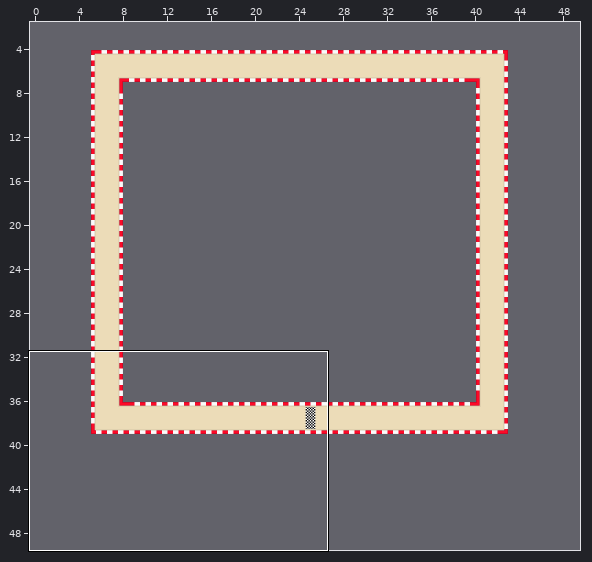
Tiled map: core/assets/SmallTestMap.tmx. Above, an overview of the earlier version with the close-up marked.
Close-up. As it was:
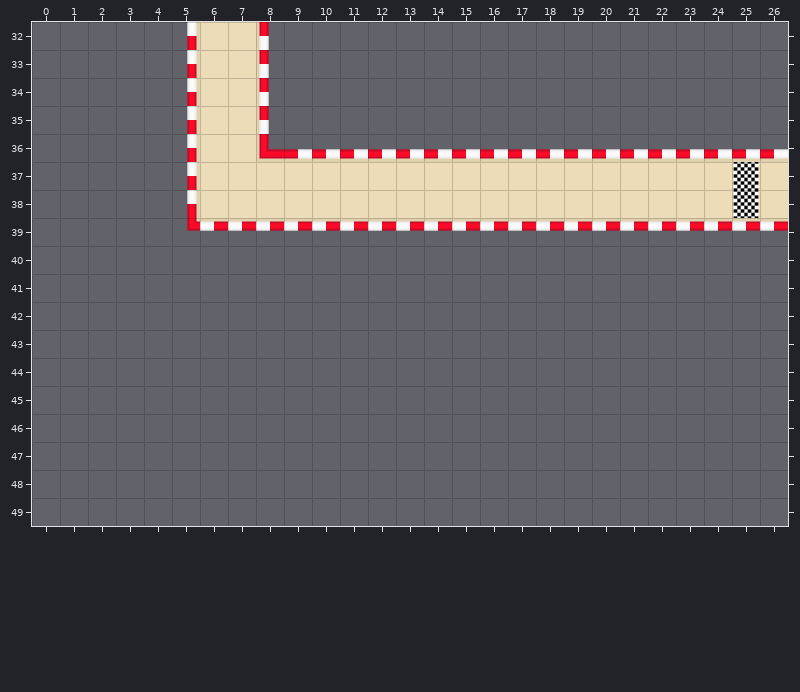
Cells are 64x64 px. Shown: x 0..26, y 32..49. The commit also changed other parts of the map, which this record leaves out.
After:
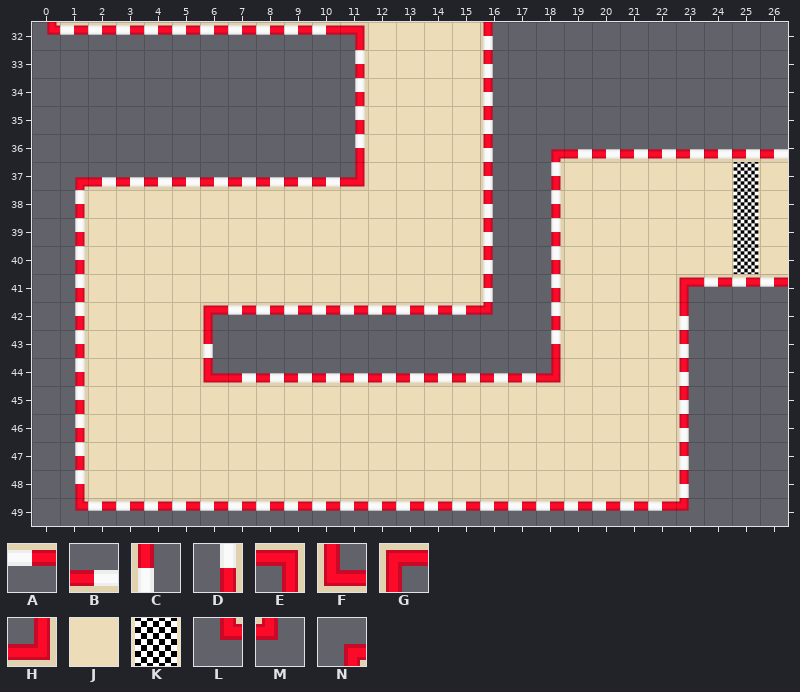
Key: from "RaceTrackRed": A 0, B 0 turned 180, C 0 turned 270, D 0 turned 90, E 1, F 1 turned 180, G 1 turned 270, H 1 turned 90, J 2, K 3, L 4, M 4 turned 270, N 4 turned 90.
_ is an empty cell.
Diff:
Layer "Tile Layer 1":
y 32..36: x 6..7 JJ -> __; x 12..15 ____ -> JJJJ
y 37: x 6..11 JJJJJJ -> ______; x 16..18 JJJ -> ___
y 38: x 2..5 ____ -> JJJJ; x 16..18 JJJ -> ___
y 39..40: x 2..15 ______________ -> JJJJJJJJJJJJJJ; x 19..24 ______ -> JJJJJJ; x 26 _ -> J
y 41: x 2..15 ______________ -> JJJJJJJJJJJJJJ; x 19..22 ____ -> JJJJ
y 42..44: x 2..5 ____ -> JJJJ; x 19..22 ____ -> JJJJ
y 45..48: x 2..22 _____________________ -> JJJJJJJJJJJJJJJJJJJJJ
Layer "CollisionLayer":
y 32: x 0..11 _____D__C___ -> LAAAAAAAAAAE; x 16 _ -> C
y 33..35: x 5 D -> _; x 8 C -> _; x 11 _ -> D; x 16 _ -> C
y 36: x 5 D -> _; x 8..18 FBBBBBBBBBB -> ___D____C_N
y 37: x 1..11 ____D______ -> NBBBBBBBBBH; x 16 _ -> C; x 18 _ -> D
y 38: x 1 _ -> D; x 5 D -> _; x 16 _ -> C; x 18 _ -> D
y 39: x 1 _ -> D; x 5..26 LAAAAAAAAAAAAAAAAAAAAA -> ___________C_D________
y 40: x 1 _ -> D; x 16 _ -> C; x 18 _ -> D
y 41: x 1 _ -> D; x 16 _ -> C; x 18 _ -> D; x 23..26 ____ -> GAAA
y 42: x 1 _ -> D; x 6..16 ___________ -> GAAAAAAAAAM; x 18 _ -> D; x 23 _ -> C
y 43: x 1 _ -> D; x 6 _ -> C; x 18 _ -> D; x 23 _ -> C
y 44: x 1 _ -> D; x 6..18 _____________ -> FBBBBBBBBBBBH; x 23 _ -> C
y 45..48: x 1 _ -> D; x 23 _ -> C
y 49: x 1..23 _______________________ -> LAAAAAAAAAAAAAAAAAAAAAM
Layer "FinishLayer":
y 39..40: x 25 _ -> K
